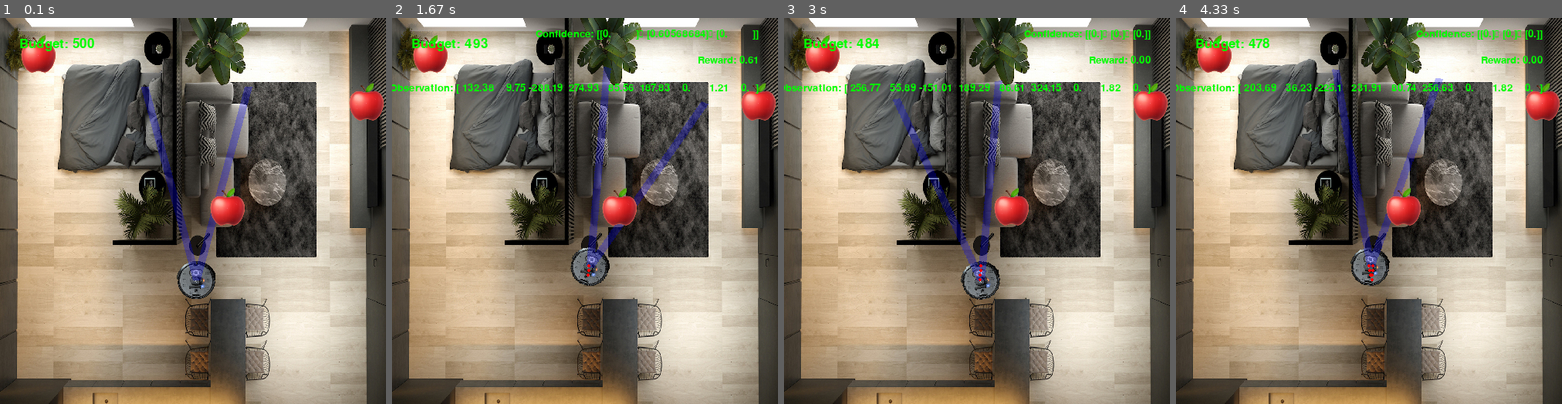
Above: before the commit, frames 1-4 (left to right).
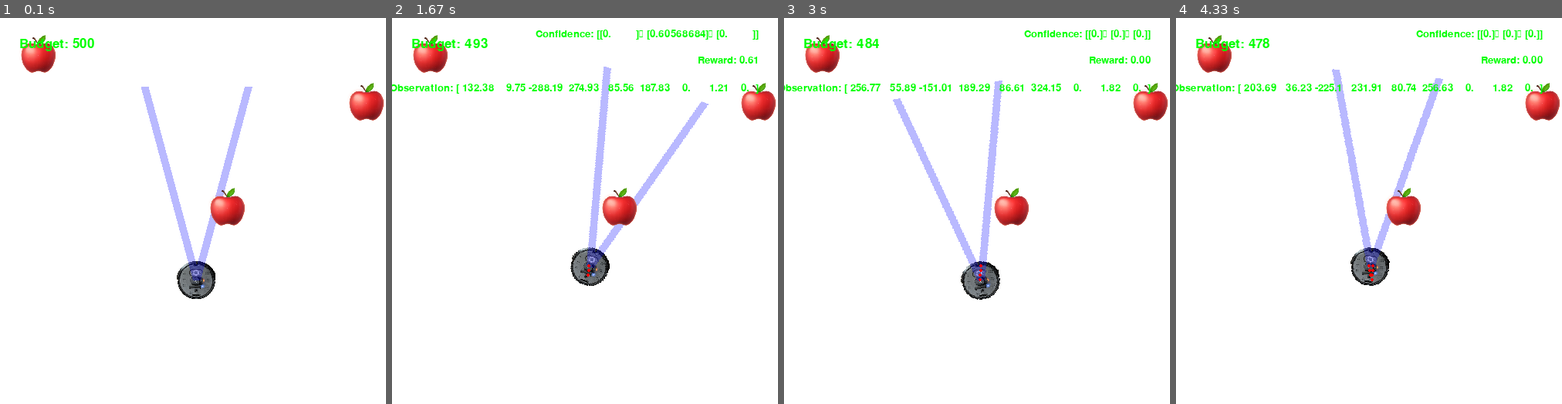
Above: after the commit, the same moments.

Repository: Anwealso/ReLOaD
Game: pygame game, started from reload/simplesim/env_gym.py
The game is run twice, just before and just after one commit, with the same random seed, the same clock (stepped at 60 frames per second) and the same inputs.
Inputs:
- Up to frame 1 (0.1 s): no input
- Up to frame 2 (1.67 s): hold Right 0.33-0.8 s; hold Up 0.83-1.13 s; tap Space at 0.9, 1.23 s; hold Right 1.17-1.63 s
- Up to frame 3 (3 s): hold Left 1.67-2.2 s; tap Space at 1.73, 2.3, 2.75 s; hold Down 2.23-2.65 s; hold Left from 2.68 s (still down)
- Up to frame 4 (4.33 s): release Left at 3.17 s; hold Up 3.2-3.67 s; tap Space at 3.27, 3.77 s; hold Right from 3.7 s (still down)

The runs differ from the first frame. In frame 1, 95% of the frame differs, in the area x 0-100%, y 0-100%; in frame 2, 94%; in frame 3, 94%; in frame 4, 94%.

Commit message:
Switched from image to white bg

Diff:
--- a/reload/simplesim/env.py
+++ b/reload/simplesim/env.py
@@ -735,10 +735,6 @@
         #     sprites_dir = "sprites/"
         sprites_dir = ""
 
-        bg = pygame.transform.scale(
-            pygame.image.load(sprites_dir + "roombg.jpg"),
-            (self.window_size, self.window_size),
-        )
         player_robot = pygame.transform.scale(
             pygame.image.load(sprites_dir + "robot.png"),
             (self.player_size, self.player_size),
@@ -757,8 +753,20 @@
         fov_line_thickness = 10
 
         # --------------------------- Draw all the entities -------------------------- #
-        # Draw the background image
-        canvas.blit(bg, (0, 0))
+
+        # # Image background
+        # bg = pygame.transform.scale(
+        #     pygame.image.load(sprites_dir + "roombg.jpg"),
+        #     (self.window_size, self.window_size),
+        # )
+        # # Draw the background image
+        # canvas.blit(bg, (0, 0))
+        # White background
+        pygame.draw.rect(
+            canvas,
+            (255, 255, 255),
+            pygame.Rect(0, 0, self.window_size, self.window_size),
+        )
 
         # Draw the robot
         # Make a surface with a line on it
